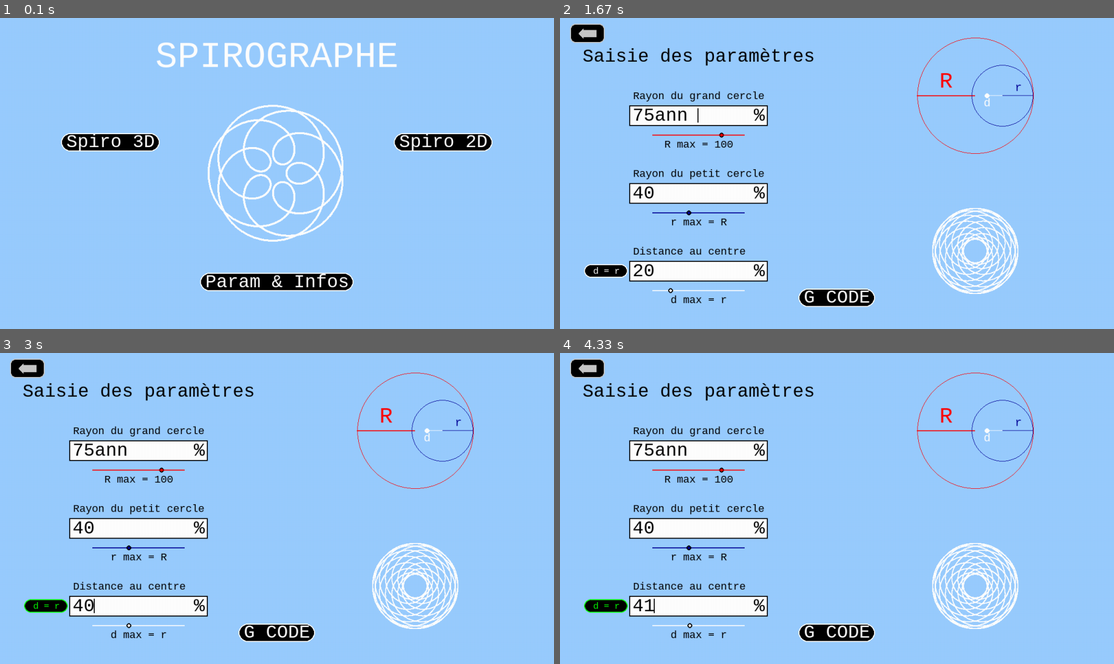
Above: before the commit, frames 1-4 (two rows, left to right).
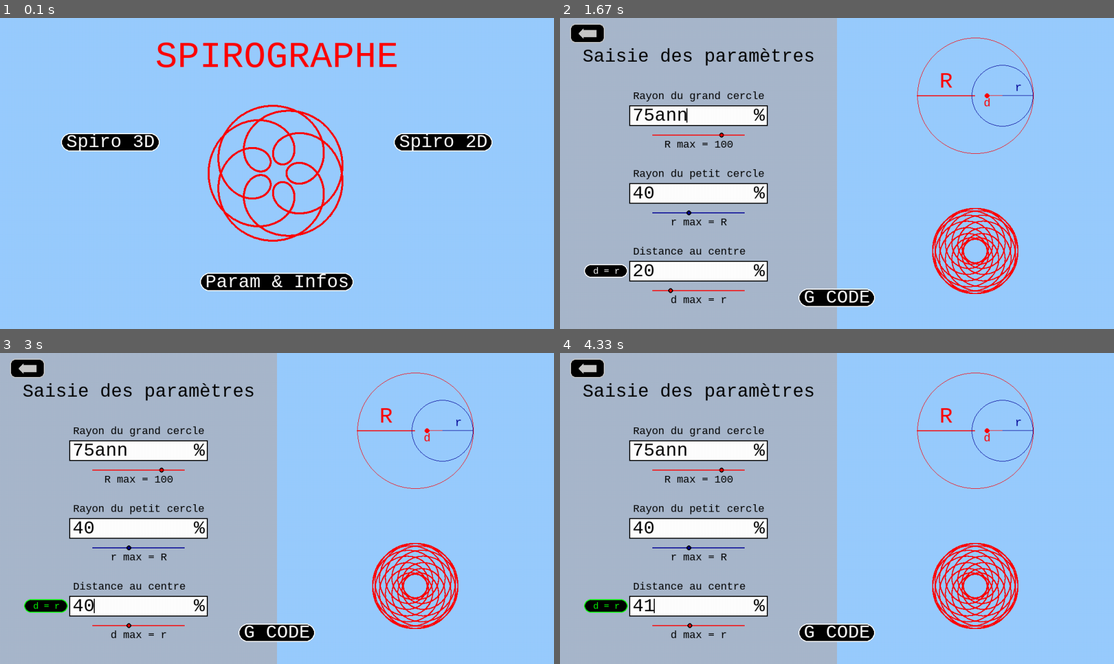
Above: after the commit, the same moments.

Repository: Nashoba1er/SPIROGRAPHE
Game: pygame game, started from logiciel spirographe.py
Two runs of this game, one before a commit and one after it. Both use one fixed random seed, a clock stepped at 60 frames per second and the inputs below.
Inputs:
- Up to frame 1 (0.1 s): no input
- Up to frame 2 (1.67 s): click "Spiro 2D" at 0.38 s; click "G CODE" at 0.72 s; click "SAUVEGARDER LE G CODE" at 1.05 s; type "ann" at 1.33 s
- Up to frame 3 (3 s): tap Enter at 1.67, 2.22 s; click "d = r" at 1.93 s
- Up to frame 4 (4.33 s): hold Up 3.22-3.68 s

The runs differ from the first frame. In frame 1, 3.6% of the frame differs, in the area x 28-72%, y 7-72%; in frame 2, 45%, in the area x 0-83%, y 0-100%; in frame 3, 45%; in frame 4, 45%.

Commit message:
version finale - dernier push

Diff:
--- a/gcode_gang.py
+++ b/gcode_gang.py
@@ -1,90 +1,24 @@
-from json import dump, load
-from os import path
+import os
+import json
 
+# Données JSON
+data = {
+    "nom": "Alice",
+    "âge": 30,
+    "langages": ["Python", "JavaScript"],
+    "actif": True,
+    "note": None
+}
 
-def couleur(color):
-    match color:
-        case "BLACK":
-            return (0, 0, 0)
-        case "GRAY":
-            return (150, 127, 127)
-        case "WHITE":
-            return (255, 255, 255)
-        case "RED":
-            return (255, 0, 0)
-        case "GREEN":
-            return (0, 255, 0)
-        case "BLUE":
-            return (0, 0, 255)
-        case "YELLOW":
-            return (255, 255, 0)
-        case "CYAN":
-            return (0, 255, 255)
-        case "MAGENTA":
-            return (255, 0, 255)
-        case "PINK":
-            return (255, 0, 128)
-        case "PINK2":
-            return (255, 20, 147)
-        case "PINK3":
-            return (255, 192, 203)
-        case "C1_GREEN":
-            return (204, 255, 204)
-        case "C1_BLUE":
-            return (153, 204, 255)
-        case "BG_COLOR":
-            return (127, 127, 255)
-        case "VERT":
-            return (0, 200, 0)
-        case "ORANGE":
-            return (255, 130, 0)
-        case "MARRON":
-            return (110, 42, 42)
-        case "ROSE_CLAIR":
-            return (255, 182, 193)
-        case "VIOLET_FONCE":
-            return (148, 0, 211)
-        case "BLEU_FONCE":
-            return (0, 0, 150)
-        case "GRIS_CLAIR":
-            return (200, 200, 200)
-        case "VERT_CLAIR":
-            return (150, 255, 150)
-        case "SAUGE_LOANN":
-            return (146, 166, 157)
-        case "ROSE_POUDREE":
-            return (204, 153, 159)
-        case "BLEU_JOLI":
-            return (169, 184, 204)
-        case _:
-            raise ValueError(f"Unknown color name: {color}")
+# Définir le chemin du dossier et du fichier
+dossier = "prout"
+fichier_json = os.path.join(dossier, "data.json")
 
+# Créer le dossier s'il n'existe pas
+os.makedirs(dossier, exist_ok=True)
 
+# Écrire les données dans le fichier JSON
+with open(fichier_json, "w") as file:
+    json.dump(data, file, indent=4, ensure_ascii=False)
 
-# Set les couleurs et valeurs rempli lors de la dernière utilisation
-# Construire le chemin vers le fichier JSON
-current_dir = path.dirname(__file__)  # Répertoire actuel du script
-file_path = path.join(current_dir, "ressources", "data.json")
-try:
-  with open(file_path, "r") as file:
-      data = load(file)
-      couleur_param = data.get("couleur_param", "(255,255,255)")  # Valeur par défaut 0 si "x" n'existe pas
-      couleur_fond = data.get("couleur_fond", "(153, 204, 255)")  # Valeur par défaut 0 si "x" n'existe pas
-      couleur_rendu = data.get("couleur_rendu", "(169, 184, 204)")  # Valeur par défaut 0 si "x" n'existe pas
-
-except FileNotFoundError:
-    couleur_rendu = (255,255,255)
-    couleur_fond = couleur("C1_BLUE")
-    couleur_param = couleur("BLEU_JOLI")
-
-print(f"La valeur actuelle de couleur_param est : {couleur_param}")
-
-
-
-data = {
-    "couleur_fond" : str(couleur_fond),
-    "couleur_param": str(couleur_param),
-    "couleur_rendu": str(couleur_rendu)}
-
-with open(file_path, "w") as file:
-    dump(data, file)
+print(f"Fichier JSON créé à : {fichier_json}")
--- a/logiciel spirographe.py
+++ b/logiciel spirographe.py
@@ -2077,7 +2077,8 @@
 # Set les couleurs et valeurs rempli lors de la dernière utilisation
 # Construire le chemin vers le fichier JSON
 current_dir = path.dirname(__file__)  # Répertoire actuel du script
-file_path = path.join(current_dir, "ressources", "data.json")
+file_path = path.join(current_dir, "data.json")
+
 try:
   with open(file_path, "r") as file:
       data = load(file)
--- a/ressources/data.json
+++ b/ressources/data.json
@@ -1 +1 @@
-{"couleur_fond": "(153, 204, 255)", "couleur_param": "(153, 204, 255)", "couleur_rendu": "(255, 255, 255)", "lines": "['75', '40', '20']", "lines2": "['100', '100', '27', '27']", "cursor_position": "3"}
+{"couleur_fond": "(153, 204, 255)", "couleur_param": "(169, 184, 204)", "couleur_rendu": "(255, 0, 0)", "lines": "['75', '40', '20']", "lines2": "['80', '60', '40', '20']", "cursor_position": "2"}
